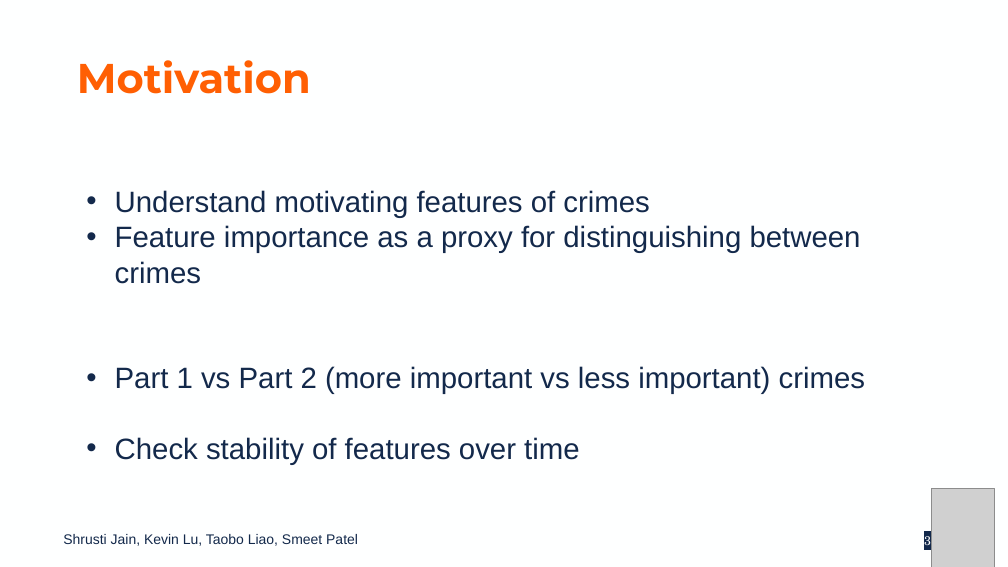
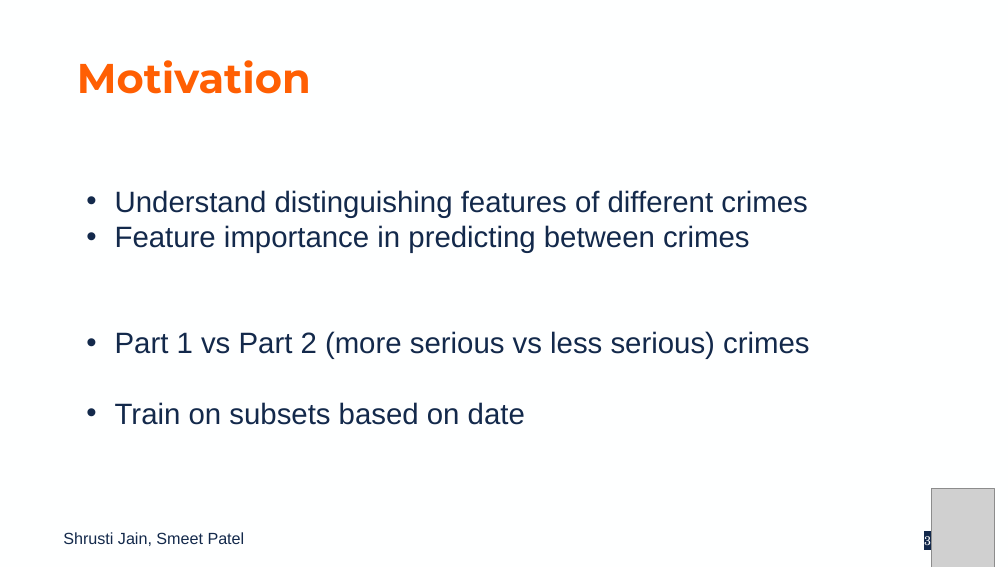
Before and after one commit to kslu2/Predicting_LA_Crimes, a slide deck: slide 3 of Project Presentation.pptx. Drawn at 1008x567 pixels with LibreOffice and Linux fonts; fonts in the diff are those of the drawing; grey boxes stand for pictures; background and template pictures are left out. Boxes give left, top, right and bottom in pixels: in the first picture for what was removed or moved away, otherwise in the second. Text is boxed around its words. In the diff, an @@ line names an element or a change of style, - is before the commit and + after.

```diff
--- a/Project Presentation.pptx
+++ b/Project Presentation.pptx
@@ text at (115,190,809,425): text changed @@
-• Understand motivating features of crimes
-• Feature importance as a proxy for distinguishing between crimes
-• Part 1 vs Part 2 (more important vs less important) crimes
-• Check stability of features over time
+• Understand distinguishing features of different crimes
+• Feature importance in predicting between crimes
+• Part 1 vs Part 2 (more serious vs less serious) crimes
+• Train on subsets based on date
@@ text at (63,532,245,546): text changed; size 13.3 to 15.4 pt @@
-Shrusti Jain, Kevin Lu, Taobo Liao, Smeet Patel
+Shrusti Jain, Smeet Patel
```
Also in this commit, not shown: 19 other slides changed, 5 slides added, 4 slides removed, 3 other files.
